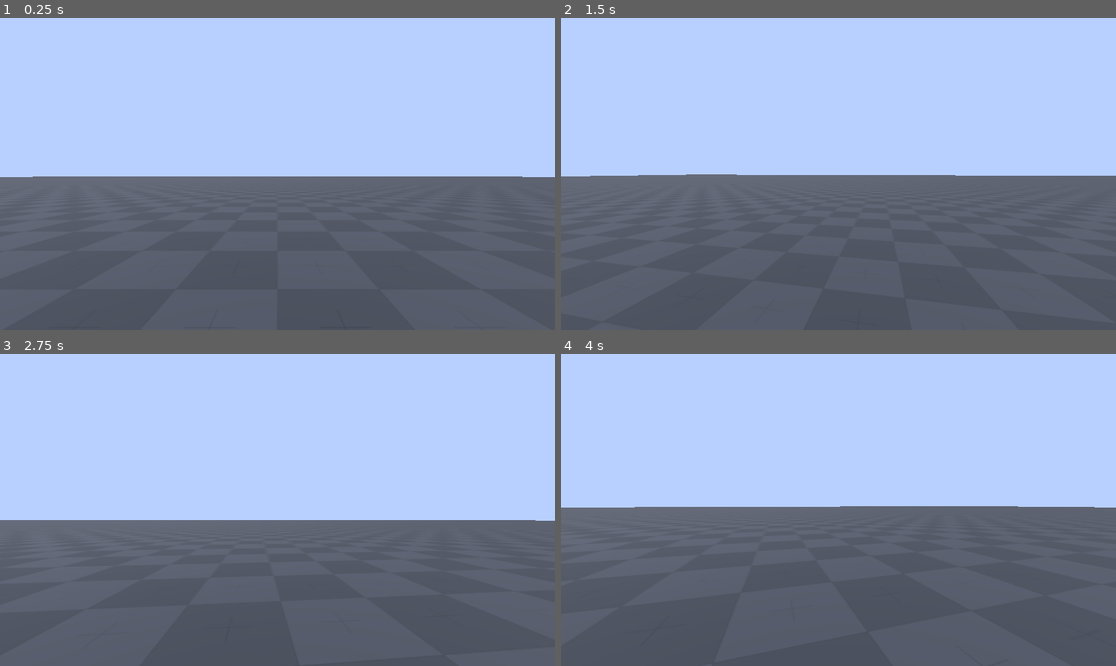
Above: before the commit, frames 1-4 (two rows, left to right).
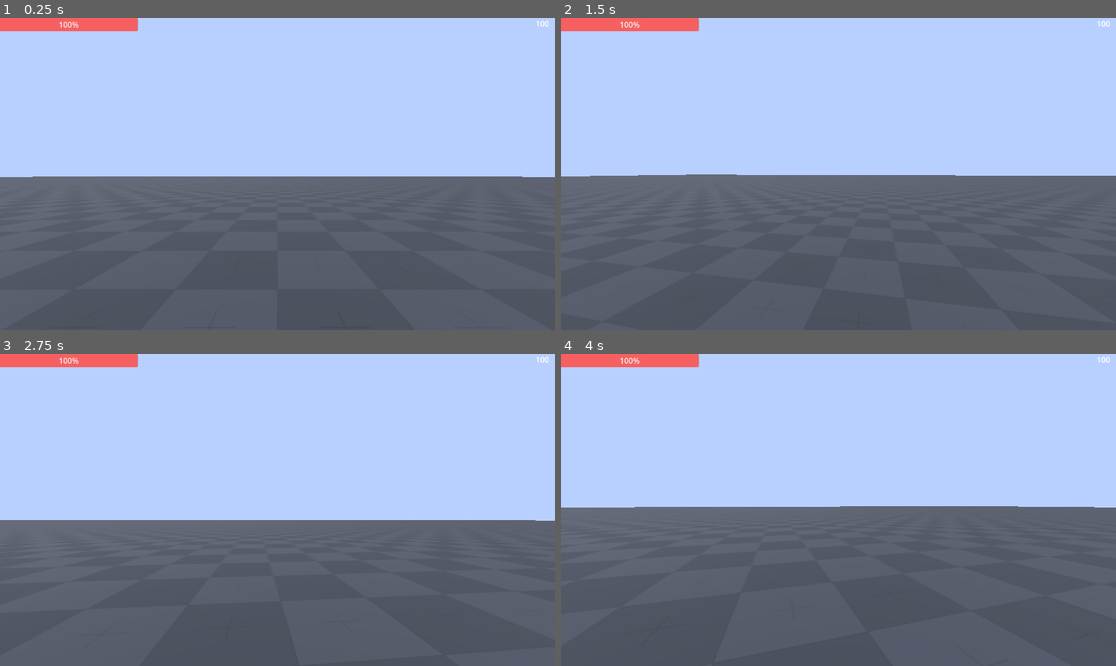
Above: after the commit, the same moments.

Repository: manschko/Knusper-Amigos
Game: Godot game, scene res://player_controller/3d/TestFiield.tscn
The game is run twice, just before and just after one commit, with the same random seed, the same clock (stepped at 60 frames per second) and the same inputs. The project has no main scene, so this scene is started directly.
Inputs (mouse positions are in pixels of both pictures, inside the frame that each line leads up to):
- Up to frame 1 (0.25 s): no input
- Up to frame 2 (1.5 s): tap Enter at 0.5 s; move the mouse to (866, 174) at 0.52 s; hold Shift (sprint) 0.53-1.28 s; hold W (moving_forward) from 0.53 s (still down); tap Space (jump) at 0.77, 1.25 s; move the mouse to (810, 174) at 1.27 s; tap Shift (sprint) at 1.35 s
- Up to frame 3 (2.75 s): keep holding W (moving_forward); tap Space (jump) at 1.52 s; move the mouse to (288, 503) at 2.02 s; hold Shift (sprint) from 2.03 s (still down)
- Up to frame 4 (4 s): keep holding W (moving_forward); tap Enter at 2.75 s; move the mouse to (832, 516) at 2.77 s; release Shift (sprint) at 2.78 s; tap Shift (sprint) at 2.85 s; tap Space (jump) at 3.02, 3.5, 3.77 s; move the mouse to (877, 513) at 3.52 s; hold Shift (sprint) from 3.53 s (still down)

The runs differ from the first frame. In frame 1, 1.1% of the frame differs, in the area x 0-99%, y 0-5%; in frame 2, 1.1%; in frame 3, 1.1%; in frame 4, 1.1%.

Commit message:
feat: healthbar

Diff:
--- /dev/null
+++ b/incremental/health_bar.gd
@@ -0,0 +1,23 @@
+extends ProgressBar
+
+
+
+func _ready() -> void:
+	var player := find_player_ancestor()
+	if player:
+		player.health_changed.connect(update_health)
+
+
+
+func find_player_ancestor() -> Player:
+	var p = get_parent()
+	while p != null:
+		if p is Player:
+			return p
+		p = p.get_parent()
+	return null
+
+
+func update_health(current: float, max_health: float):
+	max_value = max_health
+	value = current
--- a/incremental/hud.tscn
+++ b/incremental/hud.tscn
@@ -3,42 +3,24 @@
 [ext_resource type="Script" uid="uid://jib21ch5ked3" path="res://incremental/crumbs.gd" id="1_idtuo"]
 [ext_resource type="Script" uid="uid://ddimryknjvml3" path="res://incremental/upgrades/upgrade_debug_hud.gd" id="2_updbg"]
 [ext_resource type="PackedScene" uid="uid://eynwht55e534" path="res://ui/pause/pause_menu.tscn" id="3_sab5r"]
+[ext_resource type="Script" uid="uid://co4nxo5v0uhyk" path="res://incremental/health_bar.gd" id="4_pib85"]
+
+[sub_resource type="StyleBoxFlat" id="StyleBoxFlat_mmu5l"]
+bg_color = Color(0.98454016, 0.75541365, 0.41698027, 1)
+border_width_left = 2
+border_width_top = 2
+border_width_right = 2
+border_width_bottom = 2
+border_color = Color(0.4012587, 0.26998115, 0.06644129, 1)
+corner_radius_top_left = 2
+corner_radius_top_right = 2
+corner_radius_bottom_right = 2
+corner_radius_bottom_left = 2
+
+[sub_resource type="StyleBoxFlat" id="StyleBoxFlat_hgcak"]
+bg_color = Color(0.96340114, 0.37866557, 0.381398, 1)
 
 [node name="CanvasLayer" type="CanvasLayer" unique_id=763744515]
-
-[node name="Crumbs" type="Control" parent="." unique_id=94324981]
-layout_mode = 3
-anchors_preset = 15
-anchor_right = 1.0
-anchor_bottom = 1.0
-grow_horizontal = 2
-grow_vertical = 2
-
-[node name="remove" type="Button" parent="Crumbs" unique_id=110232051]
-layout_mode = 1
-anchors_preset = -1
-anchor_left = 0.09200001
-anchor_top = 0.102000006
-anchor_right = 0.09200001
-anchor_bottom = 0.102000006
-offset_left = 478.016
-offset_top = 168.90399
-offset_right = 545.016
-offset_bottom = 199.90399
-text = "remove"
-
-[node name="add" type="Button" parent="Crumbs" unique_id=540985495]
-layout_mode = 1
-anchors_preset = -1
-anchor_left = 0.09200001
-anchor_top = 0.102000006
-anchor_right = 0.09200001
-anchor_bottom = 0.102000006
-offset_left = 276.016
-offset_top = 154.90399
-offset_right = 315.016
-offset_bottom = 185.90399
-text = "Add"
 
 [node name="crumbs" type="RichTextLabel" parent="." unique_id=508328940]
 anchors_preset = 1
@@ -51,6 +33,7 @@
 script = ExtResource("1_idtuo")
 
 [node name="UpgradeDebug" type="Control" parent="." unique_id=345857655]
+visible = false
 layout_mode = 3
 anchors_preset = 0
 offset_left = 20.0
@@ -63,6 +46,14 @@
 layout_mode = 1
 offset_right = 300.0
 offset_bottom = 120.0
+
+[node name="add" type="Button" parent="UpgradeDebug/VBoxContainer" unique_id=540985495]
+layout_mode = 2
+text = "Add 50 crumbs"
+
+[node name="remove" type="Button" parent="UpgradeDebug/VBoxContainer" unique_id=110232051]
+layout_mode = 2
+text = "remove 50 crumbs"
 
 [node name="DamageLabel" type="Label" parent="UpgradeDebug/VBoxContainer" unique_id=1024158836]
 layout_mode = 2
@@ -82,7 +73,15 @@
 
 [node name="pauseMenu" parent="." unique_id=428125992 instance=ExtResource("3_sab5r")]
 
-[connection signal="pressed" from="Crumbs/remove" to="crumbs" method="_on_remove_pressed"]
-[connection signal="pressed" from="Crumbs/add" to="crumbs" method="_on_add_pressed"]
+[node name="healthBar" type="ProgressBar" parent="." unique_id=1043917419]
+offset_right = 286.0
+offset_bottom = 27.0
+theme_override_styles/background = SubResource("StyleBoxFlat_mmu5l")
+theme_override_styles/fill = SubResource("StyleBoxFlat_hgcak")
+value = 50.0
+script = ExtResource("4_pib85")
+
+[connection signal="pressed" from="UpgradeDebug/VBoxContainer/add" to="crumbs" method="_on_add_pressed"]
+[connection signal="pressed" from="UpgradeDebug/VBoxContainer/remove" to="crumbs" method="_on_remove_pressed"]
 [connection signal="pressed" from="UpgradeDebug/VBoxContainer/BuyDamage" to="UpgradeDebug" method="_on_buy_damage_pressed"]
 [connection signal="pressed" from="UpgradeDebug/VBoxContainer/BuySpeed" to="UpgradeDebug" method="_on_buy_speed_pressed"]
--- a/player_controller/3d/player.gd
+++ b/player_controller/3d/player.gd
@@ -1,5 +1,6 @@
 # The script is attached to a CharacterBody3D node.
 extends CharacterBody3D
+class_name Player
 
 signal health_changed(current: float, max_health: float)
 signal died
--- a/player_controller/3d/player.tscn
+++ b/player_controller/3d/player.tscn
@@ -24,4 +24,3 @@
 mesh = SubResource("CapsuleMesh_fsq37")
 
 [node name="CanvasLayer" parent="." unique_id=763744515 instance=ExtResource("3_rf0yd")]
-visible = false
--- a/ui/settings/SettingsHandlers.gd
+++ b/ui/settings/SettingsHandlers.gd
@@ -1,4 +1,3 @@
-@tool
 extends Node
 ## Custom handlers for settings that require special logic
 
Not shown, added: incremental/health_bar.gd.uid
